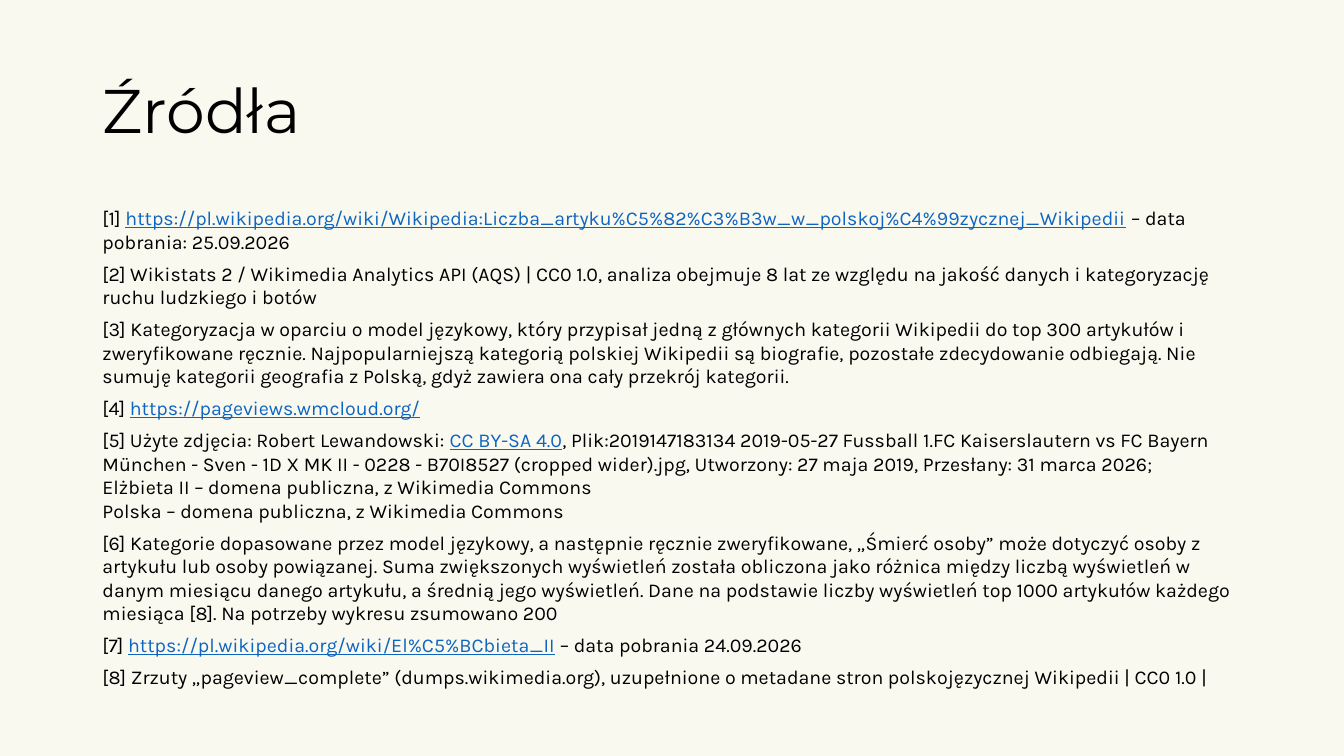
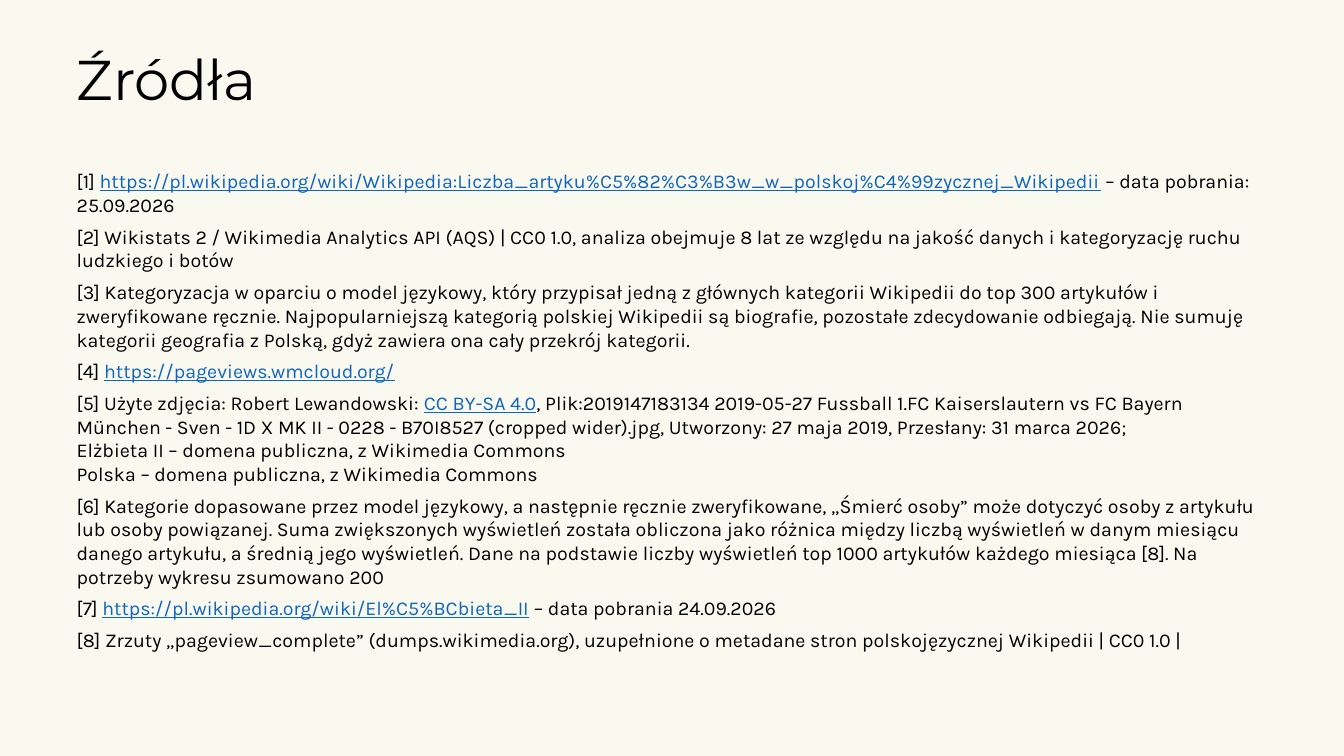
Before and after one commit to kotlarekm/BI_NGO_Wikipedia, a slide deck: slide 11 of storytelling/Wikipedia_25_Marcinos.pptx. Drawn at 1344x756 pixels with LibreOffice and Linux fonts; fonts in the diff are those of the drawing; background and template pictures are left out. Boxes give left, top, right and bottom in pixels: in the first picture for what was removed or moved away, otherwise in the second. Text is boxed around its words. In the diff, an @@ line names an element or a change of style, - is before the commit and + after.

```diff
--- a/storytelling/Wikipedia_25_Marcinos.pptx
+++ b/storytelling/Wikipedia_25_Marcinos.pptx
@@ title "Źródła": place and size @@
-title "Źródła" at bbox=[102, 78, 300, 134]
+title "Źródła" at bbox=[77, 50, 257, 101]
@@ title "Źródła" at bbox=[77, 50, 257, 101]: size 44 to 40 pt @@
@@ text "[1] https://pl.wikipedia.org/wiki/Wikipedia:Liczba_artyku%C5 ..." rewrapped from bbox=[102, 210, 1230, 689] to bbox=[77, 173, 1254, 649] @@
```
Also in this commit, not shown: 10 other slides changed, 2 other files.
